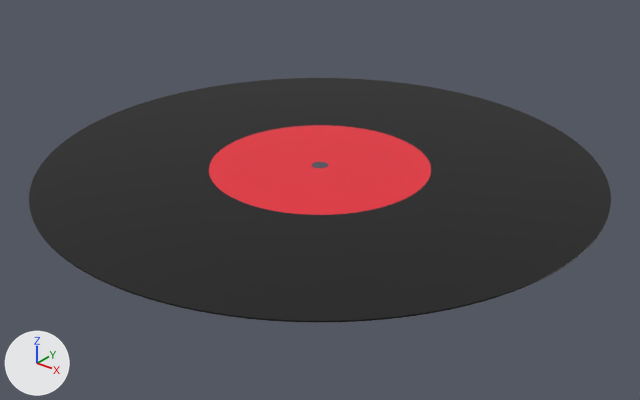
The glTF model public/models/record.glb: old version first, new version second.
Both versions are drawn from a 50 mm lens placed at (1.825, -2.281, 1.277), pointed at (0.034, -0.042, -0.111). Every picture has the same lights, and +X, +Y and +Z are marked at lower left. Where no turn or scale is listed for an object, it has been applied to the vertices. Vertices at the same position are counted once.
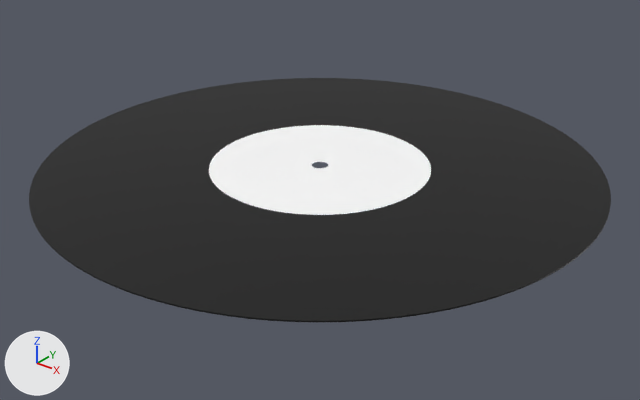
Commit message: Modify record glb

Where the change shows, as pixel boxes (x1, y1, x2, y2) in the pictures (640 x 400 px):
part 1 of me_cylinder, recoloured (red to white)
    both: (209, 125, 431, 215)

The change in detail:
Material 'material_white' (mat_material_white) is new.
Its base color is (1.0, 1.0, 1.0) (white #ffffff).
me_cylinder has 512 vertices, 768 faces and spans x -1.0..1.0, y -1.0..1.0, z 0.0.
me_cylinder is used by ob_cylinder; location (0.0, 0.0, 0.0).
me_cylinder part 1: all 256 faces that had it switch from mat_matcap_grey (red #e72938) to mat_material_white (white #ffffff).
